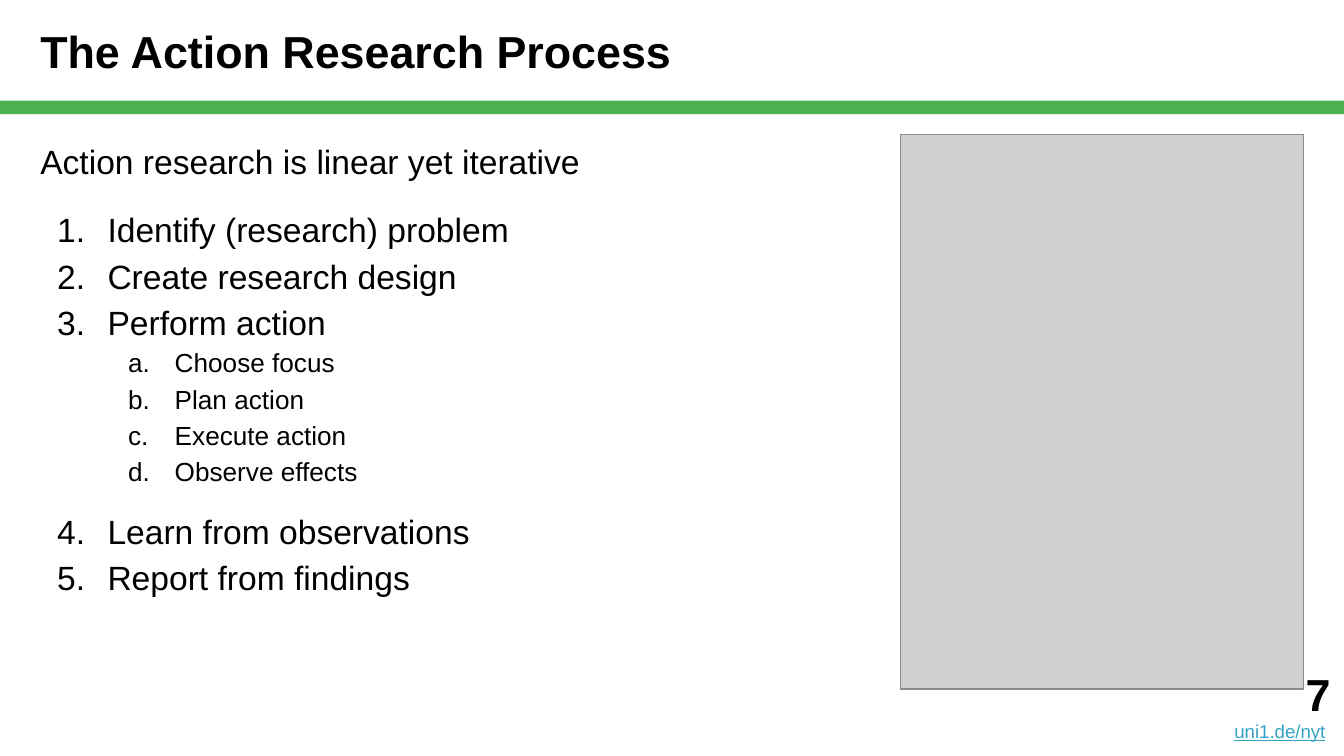
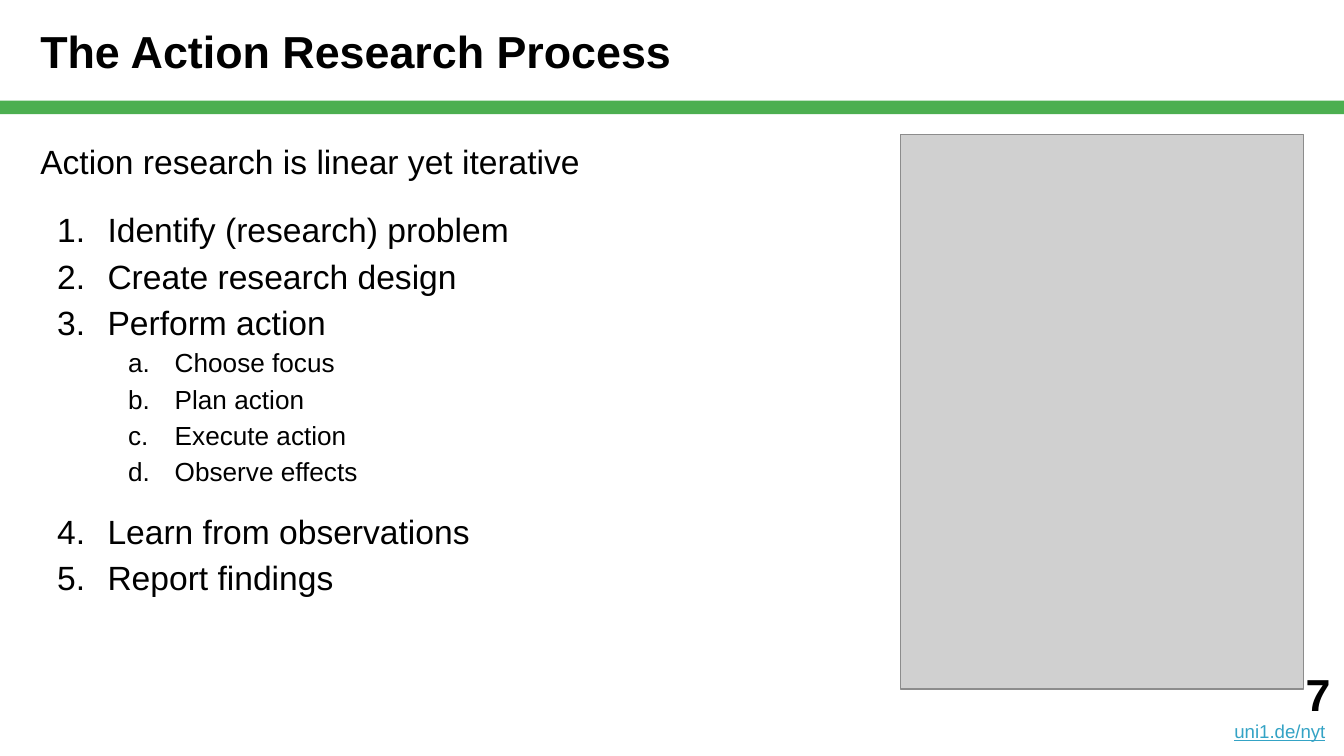
Before and after one commit to dirkriehle/nyt-course, a slide deck: slide 7 of Lecture slides/NYT C04 - Action Research.pptx. Drawn at 1344x756 pixels with LibreOffice and Linux fonts; fonts in the diff are those of the drawing; grey boxes stand for pictures. Boxes give left, top, right and bottom in pixels: in the first picture for what was removed or moved away, otherwise in the second. Text is boxed around its words. In the diff, an @@ line names an element or a change of style, - is before the commit and + after.

Commit message:
Added Action Research (C04) slide update (pre-lecture)

```diff
--- a/Lecture slides/NYT C04 - Action Research.pptx
+++ b/Lecture slides/NYT C04 - Action Research.pptx
@@ text at [108, 565, 334, 597]: text changed @@
-5. Report from findings
+5. Report findings
```
Also in this commit, not shown: 10 other slides changed, 1 other file.
